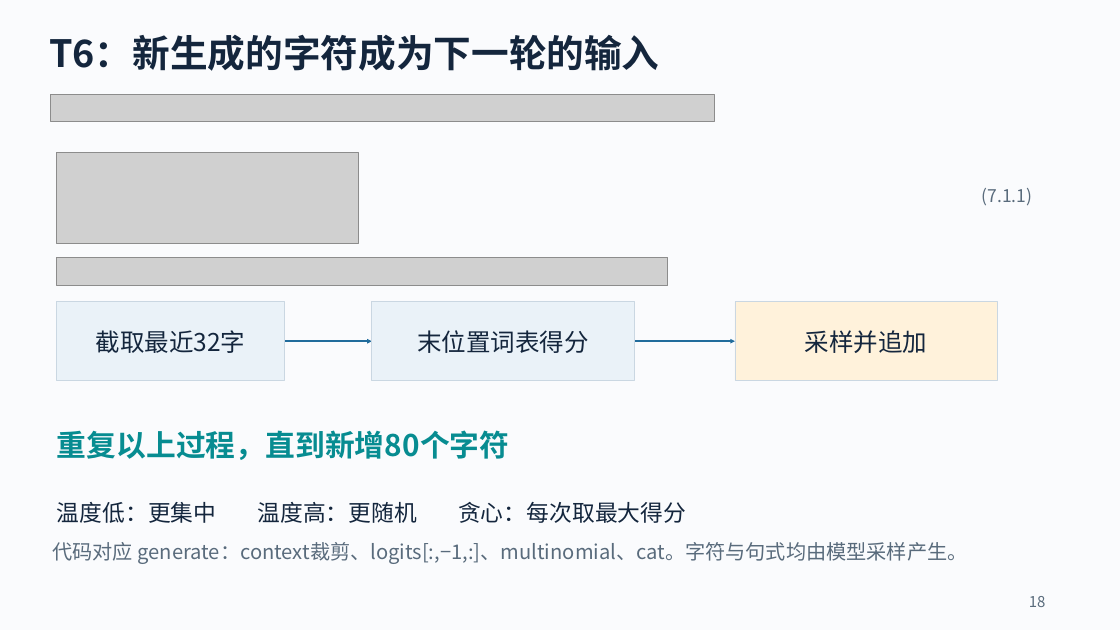
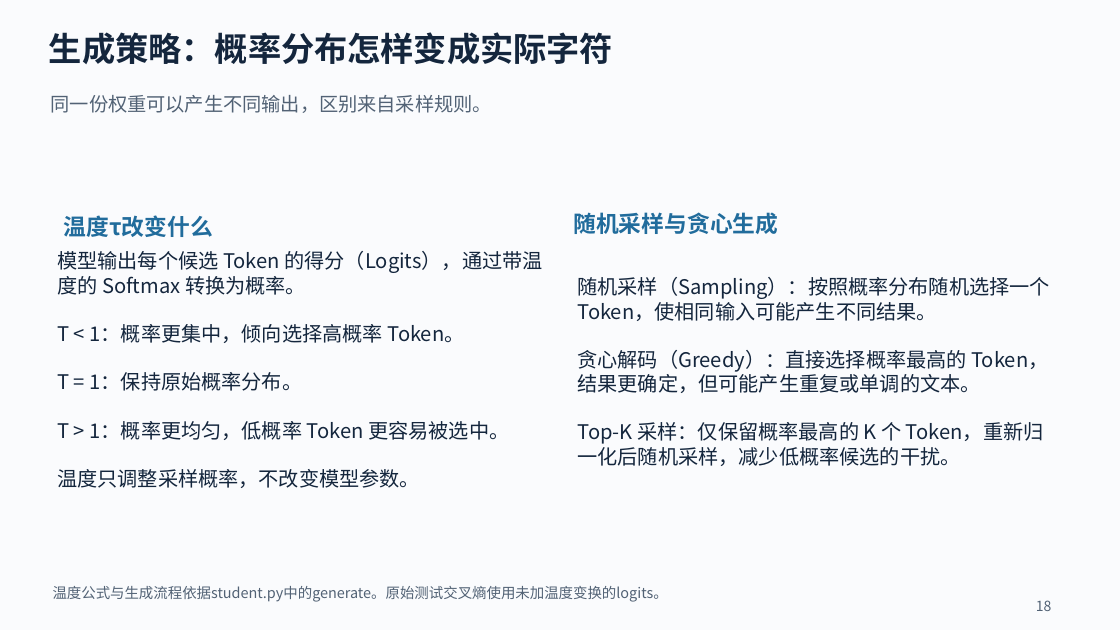
Before and after one commit to Aster-Letter/ustc-ai-math-experiments-26fall-b, a slide deck: slide 12 of 实验06_TinyGPT实现与文本生成/slides/实验06_TinyGPT五言诗生成.pptx (slide 18 before the commit). Drawn at 1120x630 pixels with LibreOffice and Linux fonts; fonts in the diff are those of the drawing; grey boxes stand for pictures. Boxes give left, top, right and bottom in pixels: in the first picture for what was removed or moved away, otherwise in the second. Text is boxed around its words. In the diff, an @@ line names an element or a change of style, - is before the commit and + after.

```diff
--- a/实验06_TinyGPT实现与文本生成/slides/实验06_TinyGPT五言诗生成.pptx
+++ b/实验06_TinyGPT实现与文本生成/slides/实验06_TinyGPT五言诗生成.pptx
@@ text at (x1=49, y1=32, x2=613, y2=64): text changed; size 32.2 to 28.5 pt @@
-T6：新生成的字符成为下一轮的输入
+生成策略：概率分布怎样变成实际字符
@@ picture removed at (x1=50, y1=94, x2=714, y2=121) @@
@@ text added at (x1=51, y1=95, x2=492, y2=113), 16.5 pt, text #526275 @@
+同一份权重可以产生不同输出，区别来自采样规则。
@@ picture removed at (x1=57, y1=152, x2=359, y2=244) @@
@@ text removed at (x1=982, y1=188, x2=1033, y2=205) @@
-(7.1.1)
@@ text added at (x1=64, y1=215, x2=213, y2=237), 19.5 pt, text #216C9C, bold @@
+温度τ改变什么
@@ text added at (x1=573, y1=212, x2=778, y2=234), 19.5 pt, text #216C9C, bold @@
+随机采样与贪心生成
@@ picture removed at (x1=57, y1=257, x2=668, y2=286) @@
@@ text added at (x1=57, y1=251, x2=543, y2=488), 17.2 pt, text #14263D @@
+模型输出每个候选 Token 的得分（Logits），通过带温度的 Softmax 转换为概率。
+T < 1：概率更集中，倾向选择高概率 Token。
+T = 1：保持原始概率分布。
+T > 1：概率更均匀，低概率 Token 更容易被选中。
+温度只调整采样概率，不改变模型参数。
@@ text added at (x1=577, y1=277, x2=1049, y2=466), 17.2 pt, text #14263D @@
+随机采样（Sampling）：按照概率分布随机选择一个 Token，使相同输入可能产生不同结果。
+贪心解码（Greedy）：直接选择概率最高的 Token，结果更确定，但可能产生重复或单调的文本。
+Top-K 采样：仅保留概率最高的 K 个 Token，重新归一化后随机采样，减少低概率候选的干扰。
@@ rectangle removed at (x1=57, y1=302, x2=285, y2=381) @@
-截取最近32字
@@ rectangle removed at (x1=372, y1=302, x2=634, y2=381) @@
-末位置词表得分
@@ rectangle removed at (x1=735, y1=302, x2=997, y2=381) @@
-采样并追加
@@ arrow removed from (285, 341) to (372, 341) @@
@@ arrow removed from (634, 341) to (735, 341) @@
@@ text removed at (x1=57, y1=430, x2=510, y2=460) @@
-重复以上过程，直到新增80个字符
@@ text removed at (x1=53, y1=542, x2=968, y2=564) @@
-代码对应 generate：context裁剪、logits[:,−1,:]、multinomial、cat。字符与句式均由模型采样产生。
@@ text at (x1=53, y1=586, x2=668, y2=602): text changed; size 19.5 to 12.4 pt; text colour #14263D to #526275 @@
-温度低：更集中 温度高：更随机 贪心：每次取最大得分
+温度公式与生成流程依据student.py中的generate。原始测试交叉熵使用未加温度变换的logits。
@@ text "18" moved from (x1=1029, y1=596, x2=1046, y2=607) to (x1=1036, y1=600, x2=1052, y2=611) @@
@@ text "18" at (x1=1036, y1=600, x2=1052, y2=611): size 12.8 to 12 pt, text colour #596B7C to #526275 @@
```
Also in this commit, not shown: 2 other slides changed, 25 slides added, 32 slides removed, 2 other files.
